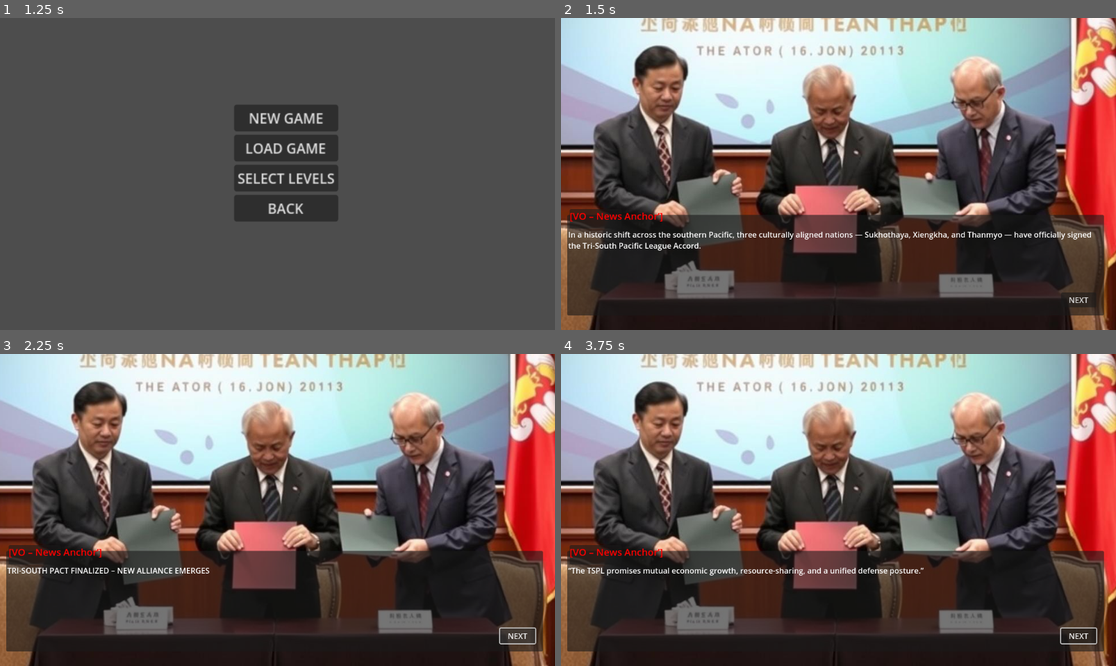
Above: before the commit, frames 1-4 (two rows, left to right).
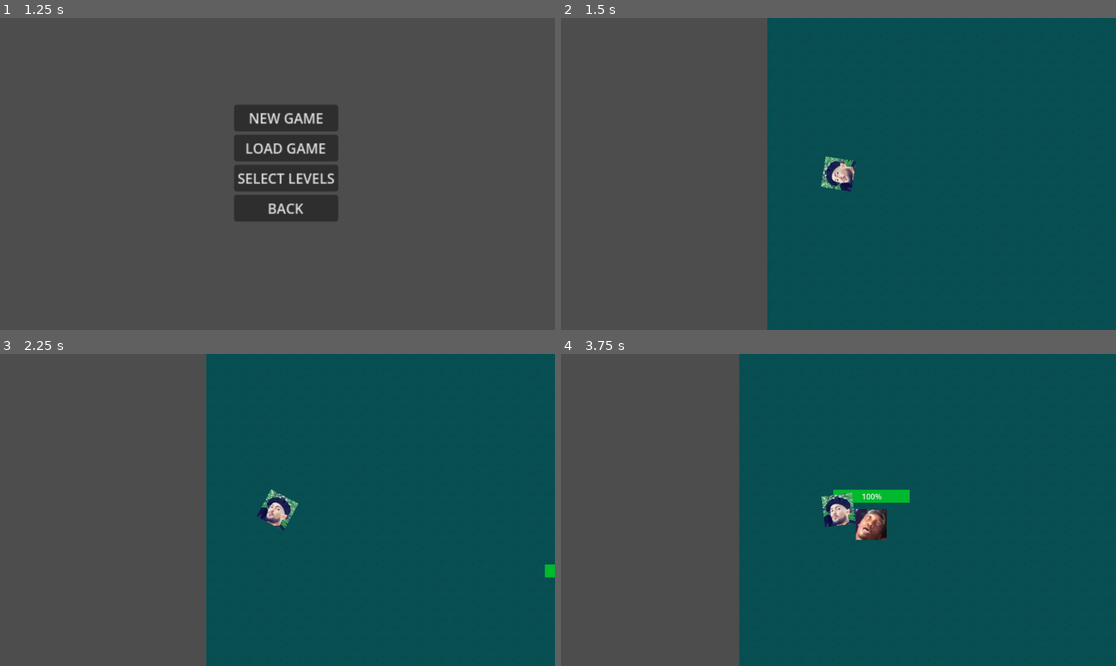
Above: after the commit, the same moments.

Repository: JoshuaSaayo/Project-Fallen-Republic
Game: Godot game, scene res://Scenes/main_menu.tscn
Same seed, same stepped clock (60 frames per second), same inputs: the game is played once before the commit and once after it.
Inputs (mouse positions are in pixels of both pictures, inside the frame that each line leads up to):
- Up to frame 1 (1.25 s): click "CAMPAIN" at 0.5 s
- Up to frame 2 (1.5 s): click "NEW GAME" at 1.25 s
- Up to frame 3 (2.25 s): click (516, 634) at 2 s, where only the run before the commit has a clickable "NEXT"
- Up to frame 4 (3.75 s): click (1077, 634) at 2.75 s, where only the run before the commit has a clickable "NEXT"; move the mouse to (960, 494) at 3.52 s; hold D (right) from 3.53 s (still down); click (960, 494) at 3.6 s

Frame 1 is identical in both runs. In frame 2, 96% of the frame differs, in the area x 0-100%, y 0-100%; in frame 3, 96%; in frame 4, 96%.

Commit message:
plan ref

Diff:
--- a/game/Scripts/campain_menu.gd
+++ b/game/Scripts/campain_menu.gd
@@ -2,7 +2,7 @@
 
 
 func _on_new_game_pressed() -> void:
-	get_tree().change_scene_to_file("res://Cutscenes/cutscene_1.tscn")
+	get_tree().change_scene_to_file("res://Maps/map_1.tscn")
 
 
 func _on_load_game_pressed() -> void:
Not shown, added: production/Plan/Concept Art/Character Reference/Enyasprite.png
Not shown, added: production/Plan/Concept Art/Character Reference/Sharp.png
Not shown, added: production/Plan/Concept Art/Character Reference/signal_full.png
Not shown, added: production/Plan/Concept Map Folder/14622749380557.560858d24a85e.png
Not shown, added: production/Plan/Concept Map Folder/2f3b1949380563.560858d211117.png
Not shown, added: production/Plan/Concept Map Folder/738px-Pokemon_FRLG_Power_Plant.png
Not shown, added: production/Plan/Concept Map Folder/DSC00521.png
Not shown, added: production/Plan/Concept Map Folder/b9e3da6363497.560b11e9a84d8.png
Not shown, added: production/Plan/Concept Map Folder/maxresdefault.jpg
Not shown, added: production/Plan/Concept Map Folder/pokemon_lets_go_power_plant_1.png
Not shown, added: production/Plan/VN Reference/Intro/cutscene_1.2.jpg
Not shown, added: production/Plan/VN Reference/Intro/cutscene_1.3.jpg
(and 6 more such lines)
